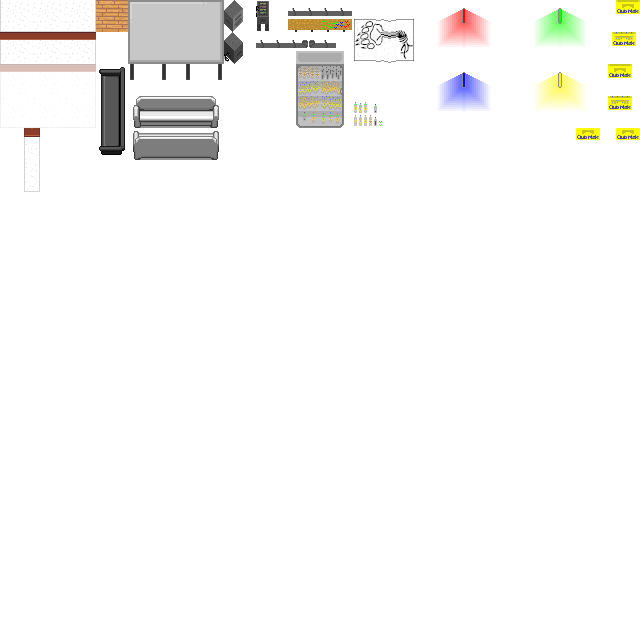
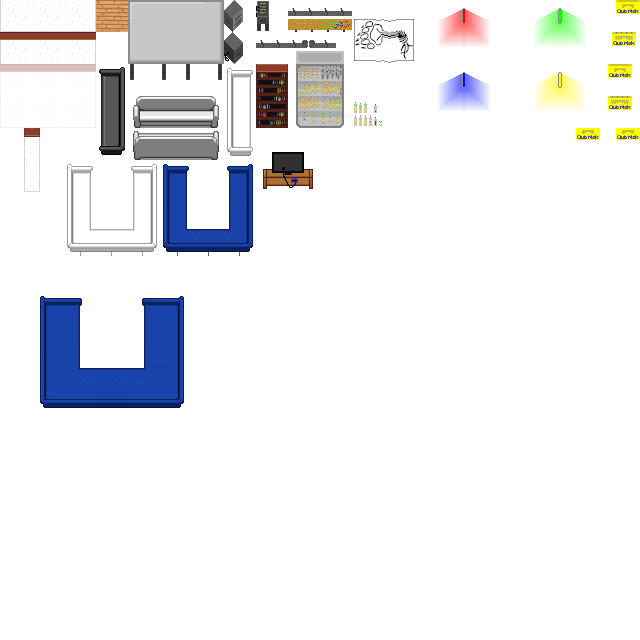
Layers edited between the first and the second 640×640 image:
painted on "Chaostreffbern.png" over [40, 64, 313, 408]
